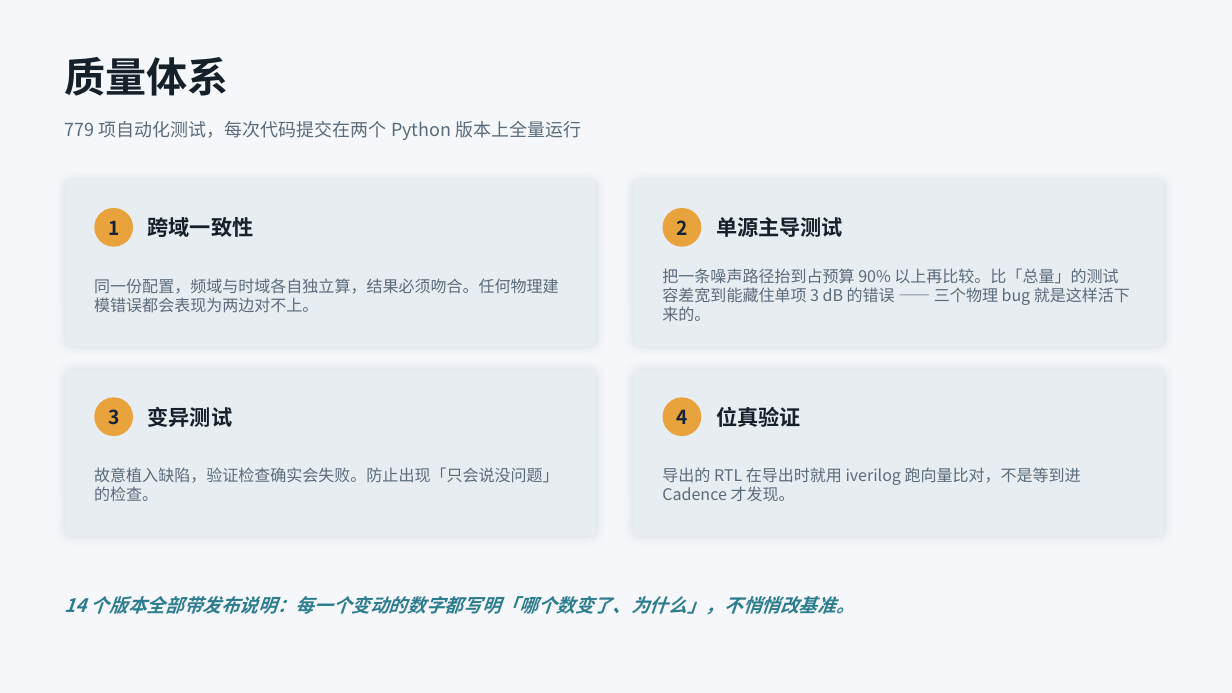
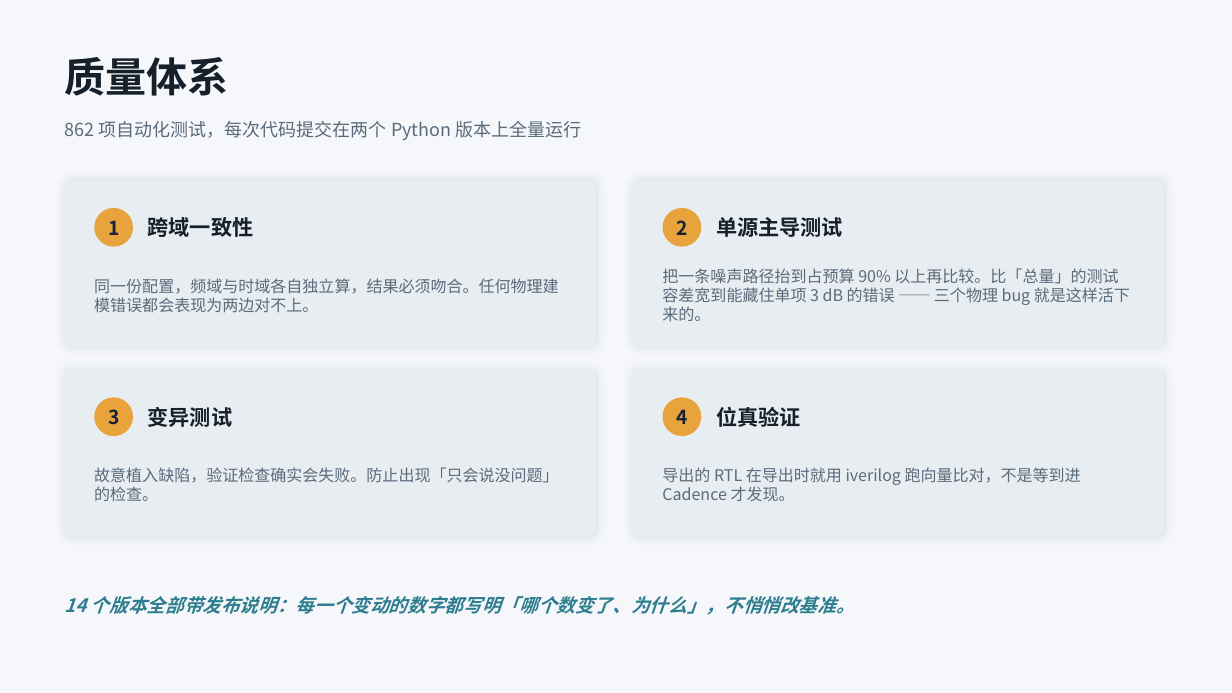
Before and after one commit to alexyudragonsword-collab/pll_simulator, a slide deck: slide 7 of docs/reports/pllsim-项目总结-v0.9.3.pptx. Drawn at 1232x693 pixels with LibreOffice and Linux fonts; fonts in the diff are those of the drawing. Boxes give left, top, right and bottom in pixels: in the first picture for what was removed or moved away, otherwise in the second. Text is boxed around its words. In the diff, an @@ line names an element or a change of style, - is before the commit and + after.

```diff
--- a/docs/reports/pllsim-项目总结-v0.9.3.pptx
+++ b/docs/reports/pllsim-项目总结-v0.9.3.pptx
@@ text at (x1=65, y1=121, x2=581, y2=140): text changed @@
-779 项自动化测试，每次代码提交在两个 Python 版本上全量运行
+862 项自动化测试，每次代码提交在两个 Python 版本上全量运行
```
Also in this commit, not shown: 3 other slides changed, 7 other files.
